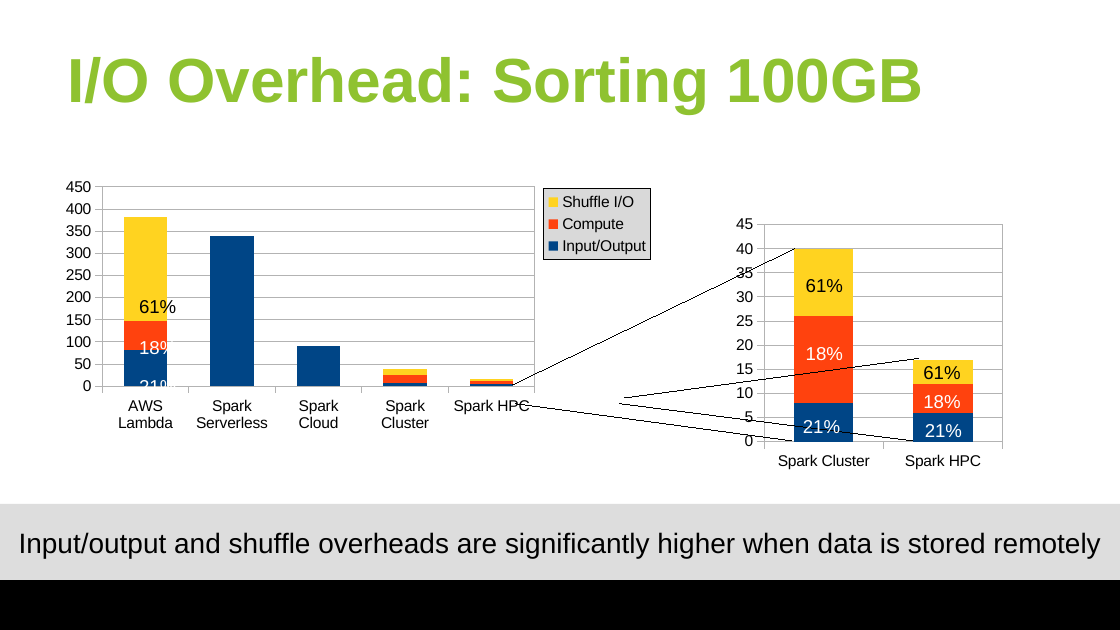
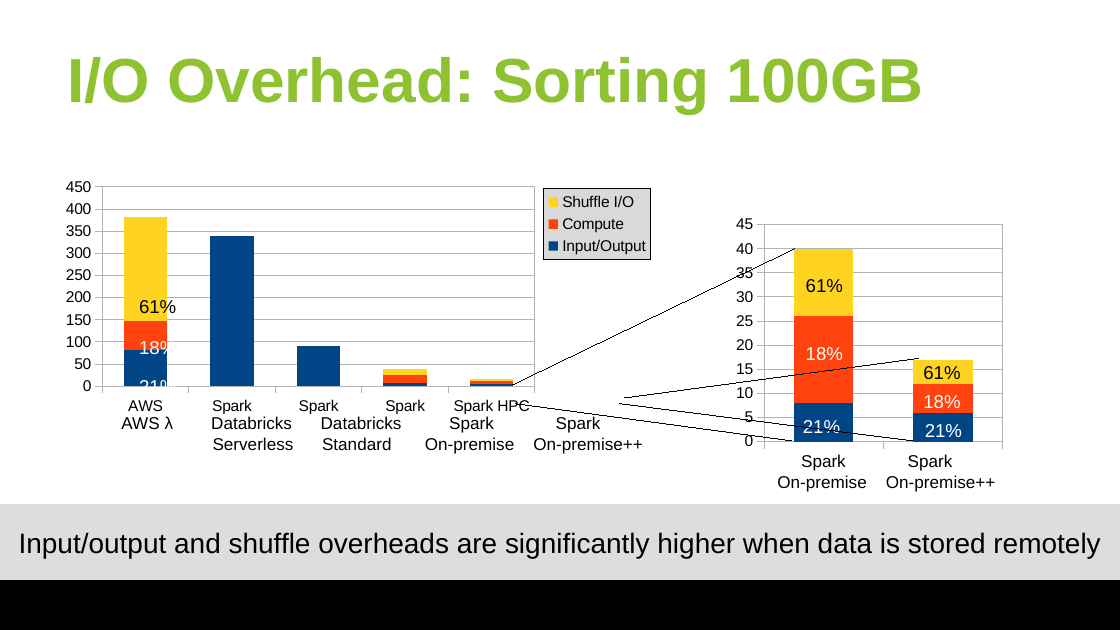
Before and after one commit to huangyibo/spark-summit-18, a slide deck: slide 14 of slides/spark-summit-18.odp (slide 13 before the commit). Drawn at 1120x630 pixels with LibreOffice and Linux fonts; fonts in the diff are those of the drawing; background and template pictures are left out. Boxes give left, top, right and bottom in pixels: in the first picture for what was removed or moved away, otherwise in the second. Text is boxed around its words. In the diff, an @@ line names an element or a change of style, - is before the commit and + after.

Commit message:
slides

```diff
--- a/slides/spark-summit-18.odp
+++ b/slides/spark-summit-18.odp
@@ rectangle added at (83,414,676,452), fill #FFFFFF, outline #FFFFFF 0 pt, 11 pt, text #000000 @@
+AWS λ Databricks Databricks Spark Spark
+Serverless Standard On-premise On-premise++
@@ rectangle added at (762,452,1120,491), fill #FFFFFF, outline #FFFFFF 0 pt, 11 pt, text #000000 @@
+Spark Spark
+On-premise On-premise++
```
Also in this commit, not shown: 2 other slides changed, 1 slide added, 1 other file.
